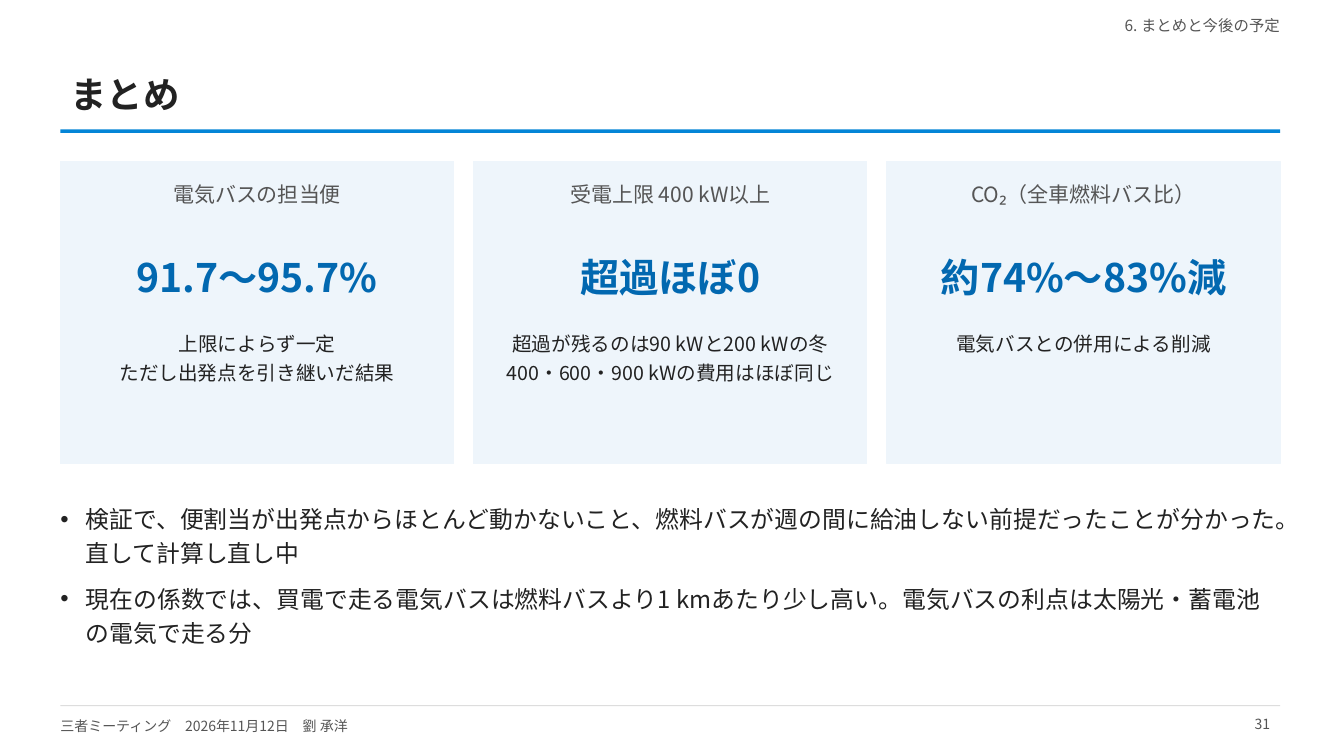
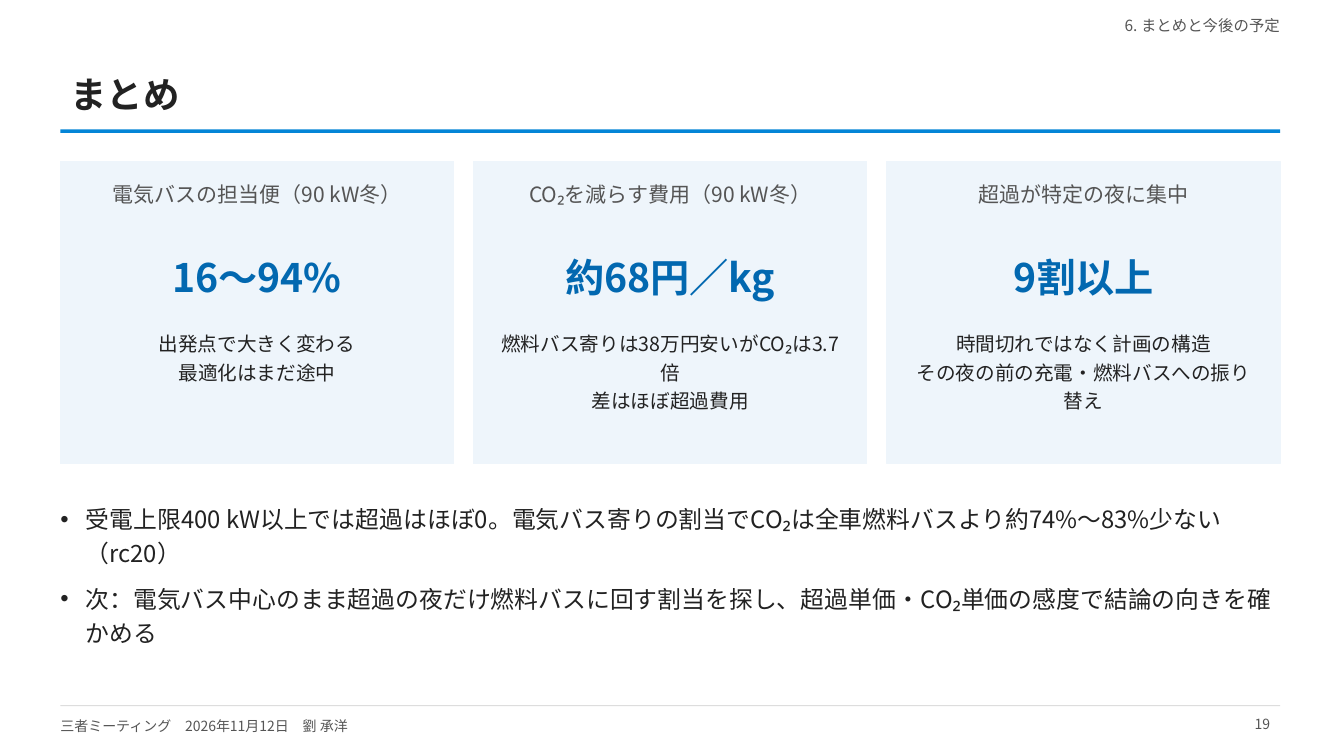
Before and after one commit to CYLIU2003/master-course, a slide deck: slide 19 of outcome/2026-11-12_three_party/three_party_20261112.pptx (slide 31 before the commit). Drawn at 1344x756 pixels with LibreOffice and Linux fonts; fonts in the diff are those of the drawing. Boxes give left, top, right and bottom in pixels: in the first picture for what was removed or moved away, otherwise in the second. Text is boxed around its words. In the diff, an @@ line names an element or a change of style, - is before the commit and + after.

```diff
--- a/outcome/2026-11-12_three_party/three_party_20261112.pptx
+++ b/outcome/2026-11-12_three_party/three_party_20261112.pptx
@@ text at (112, 184, 401, 204): text changed @@
-電気バスの担当便
+電気バスの担当便（90 kW冬）
@@ text at (529, 184, 811, 205): text changed @@
-受電上限 400 kW以上
+CO₂を減らす費用（90 kW冬）
@@ text at (979, 184, 1189, 204): text changed @@
-CO₂（全車燃料バス比）
+超過が特定の夜に集中
@@ text at (172, 262, 341, 293): text changed @@
-91.7〜95.7%
+16〜94%
@@ text at (565, 258, 775, 302): text changed @@
-超過ほぼ0
+約68円／kg
@@ text at (1013, 258, 1154, 296): text changed @@
-約74%〜83%減
+9割以上
@@ text at (159, 334, 355, 382): text changed @@
-上限によらず一定
-ただし出発点を引き継いだ結果
+出発点で大きく変わる
+最適化はまだ途中
@@ text at (501, 334, 839, 410): text changed @@
-超過が残るのは90 kWと200 kWの冬
-400・600・900 kWの費用はほぼ同じ
+燃料バス寄りは38万円安いがCO₂は3.7倍
+差はほぼ超過費用
@@ text at (916, 334, 1250, 410): text changed @@
-電気バスとの併用による削減
+時間切れではなく計画の構造
+その夜の前の充電・燃料バスへの振り替え
@@ text at (86, 508, 1272, 611): text changed @@
-• 検証で、便割当が出発点からほとんど動かないこと、燃料バスが週の間に給油しない前提だったことが分かった。直して計算し直し中
-• 現在の係数では、買電で走る電気バスは燃料バスより1 kmあたり少し高い。電気バスの利点は太陽光・蓄電池の電気で走る分
+• 受電上限400 kW以上では超過はほぼ0。電気バス寄りの割当でCO₂は全車燃料バスより約74%〜83%少ない（rc20）
+• 次：電気バス中心のまま超過の夜だけ燃料バスに回す割当を探し、超過単価・CO₂単価の感度で結論の向きを確かめる
@@ page number at (1255, 718, 1271, 729): text changed @@
-31
+19
```
Also in this commit, not shown: 18 other slides changed, 4 slides added, 4 other files.
